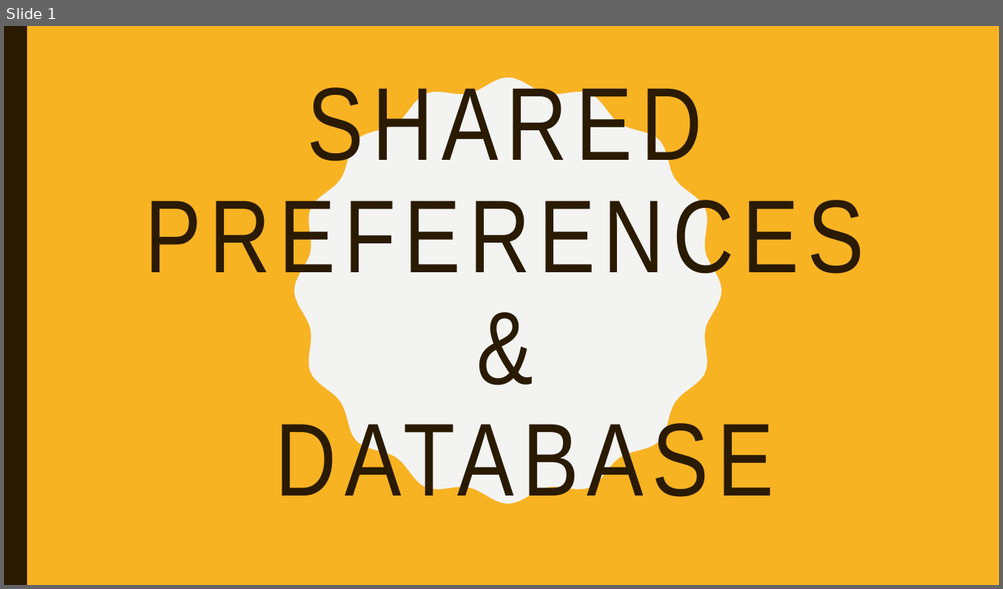
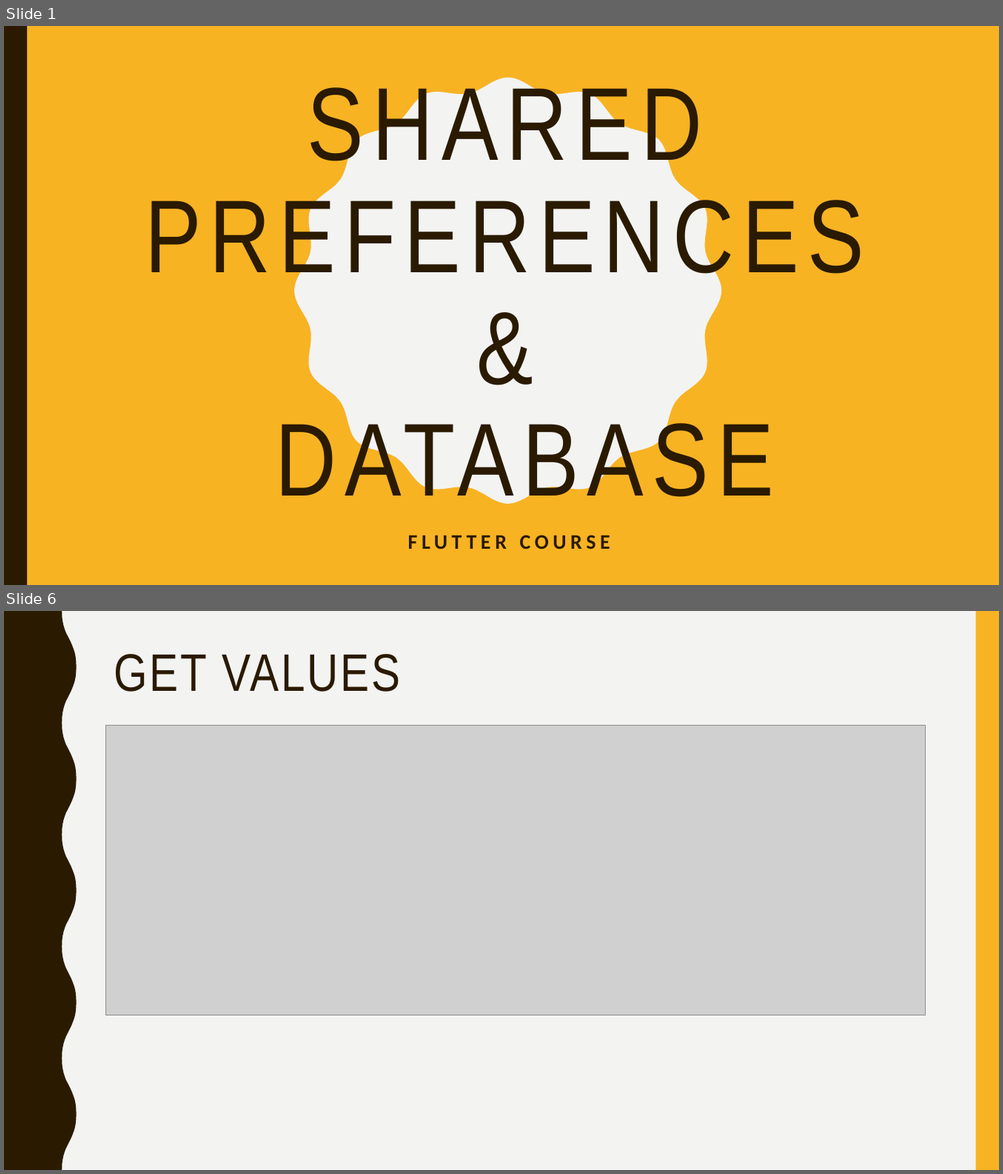
Before and after one commit to youssef2050/Course, a slide deck: Shared Preferences.pptx. Shown one above the other, each under a label of ours: slide 1 before the commit, slides 1 and 6 after it; the slides between them are not shown. The pictures are 1003x589 and 1003x1174 pixels, drawn with LibreOffice and Linux fonts; fonts in the diff are those of the drawing; grey boxes stand for pictures. Boxes give left, top, right and bottom in pixels: in the first picture for what was removed or moved away, otherwise in the second. Text is boxed around its words. In the diff, an @@ line names an element or a change of style, - is before the commit and + after.

```diff
--- a/Shared Preferences.pptx
+++ b/Shared Preferences.pptx
@@ slide 6 added at bbox=[4, 611, 999, 1170], background #F3F3F2 @@
@@ freeform shape added at bbox=[4, 611, 77, 1170], fill #2A1A00 @@
@@ rectangle added at bbox=[976, 611, 999, 1170], fill #F8B323 @@
@@ title added at bbox=[114, 654, 400, 692], 51 pt, text #2A1A00 @@
+GET VALUES
@@ picture added at bbox=[106, 725, 925, 1016] @@
@@ slide 1 changed as well @@
@@ subtitle added at bbox=[408, 535, 610, 549], 20 pt, text #2A1A00, bold @@
+FLUTTER COURSE
```
Also in this commit, not shown: 9 other slides added, 1 other file.
